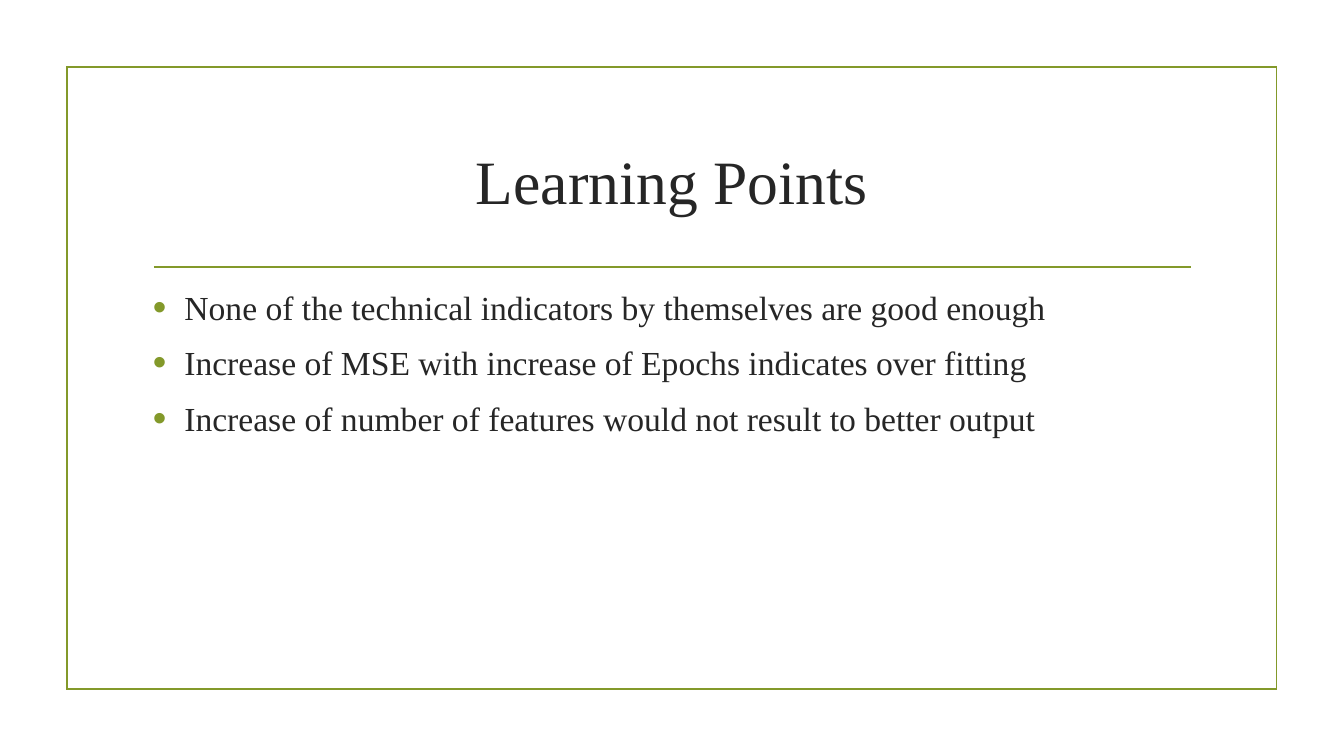
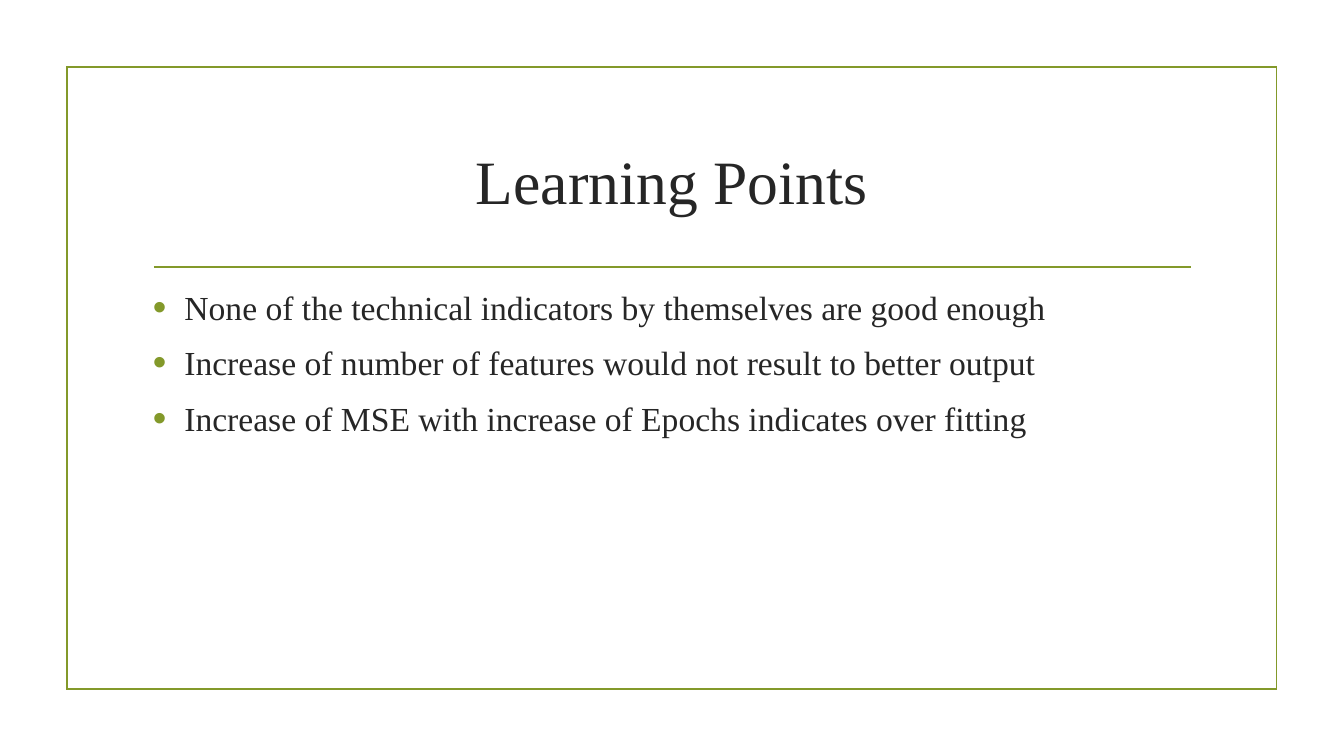
Before and after one commit to Pritam-Patra/stock-trading, a slide deck: slide 15 of Stock_Trading_Models.pptx. Drawn at 1344x756 pixels with LibreOffice and Linux fonts; fonts in the diff are those of the drawing; background and template pictures are left out. Boxes give left, top, right and bottom in pixels: in the first picture for what was removed or moved away, otherwise in the second. Text is boxed around its words. In the diff, an @@ line names an element or a change of style, - is before the commit and + after.

```diff
--- a/Stock_Trading_Models.pptx
+++ b/Stock_Trading_Models.pptx
@@ text at [184,351,1035,382]: paragraph added @@
+• Increase of number of features would not result to better output
@@ text at [184,407,1035,437]: paragraph removed @@
-• Increase of number of features would not result to better output
```
Also in this commit, not shown: 5 other slides changed, 1 slide added.
